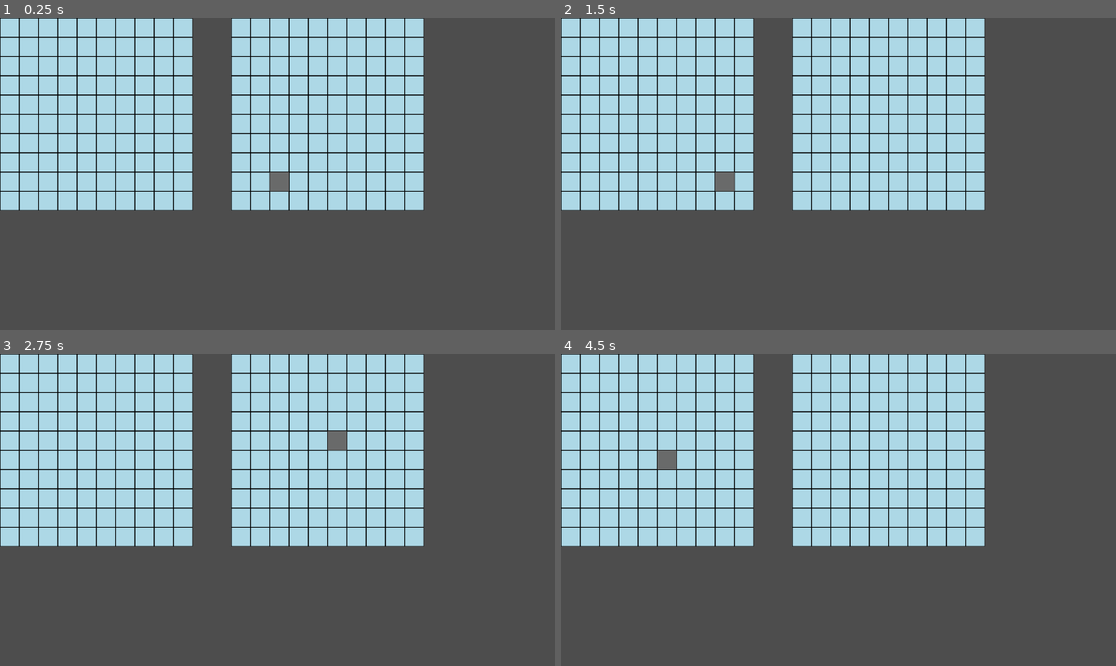
Above: before the commit, frames 1-4 (two rows, left to right).
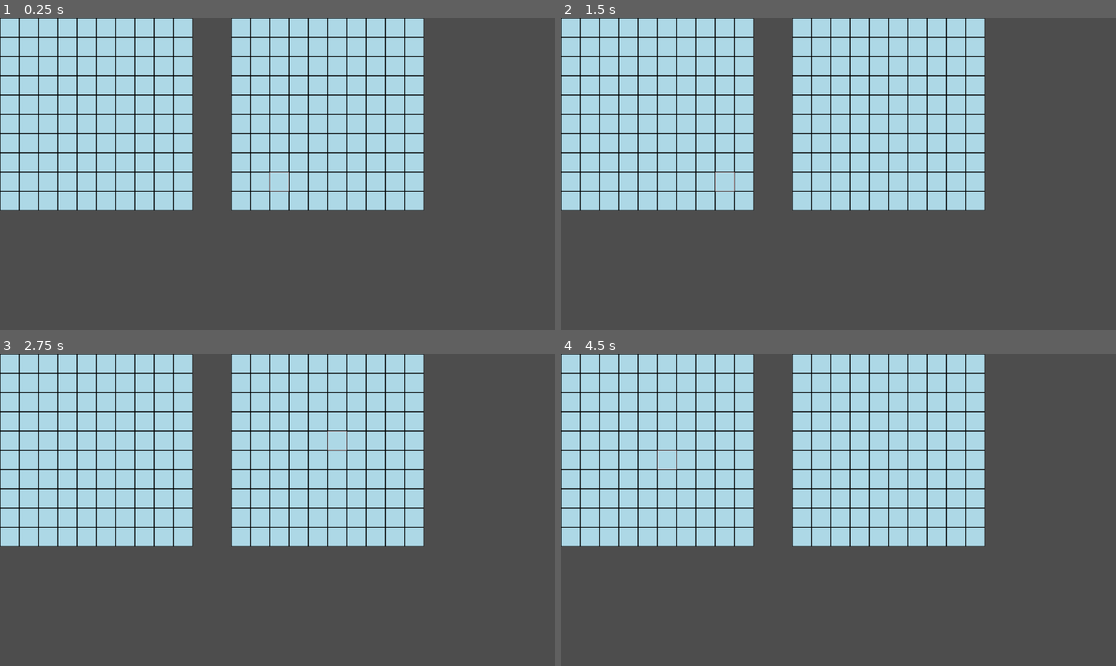
Above: after the commit, the same moments.

Repository: luisesales/battleship-online
Game: Godot game, scene res://Scenes/inGame.tscn
Two runs of this game, one before a commit and one after it. Both use one fixed random seed, a clock stepped at 60 frames per second and the inputs below.
Inputs (mouse positions are in pixels of both pictures, inside the frame that each line leads up to):
- Up to frame 1 (0.25 s): no input
- Up to frame 2 (1.5 s): tap Enter at 0.5 s; move the mouse to (960, 158) at 0.52 s; click (960, 158) at 0.6 s; tap Space at 1.25 s; move the mouse to (727, 189) at 1.27 s; right-click (727, 189) at 1.35 s
- Up to frame 3 (2.75 s): tap Enter at 2 s; move the mouse to (333, 441) at 2.02 s; click (333, 441) at 2.1 s
- Up to frame 4 (4.5 s): tap Space at 2.75, 4.25 s; move the mouse to (810, 572) at 2.77 s; right-click (810, 572) at 2.85 s; tap Enter at 3.5 s; move the mouse to (1005, 556) at 3.52 s; click (1005, 556) at 3.6 s; move the mouse to (672, 463) at 4.27 s; right-click (672, 463) at 4.35 s

The runs differ from the first frame. In frame 1, 0.2% of the frame differs, in the area x 48-53%, y 49-56%; in frame 2, 0.2%; in frame 3, 0.2%, in the area x 58-63%, y 24-31%; in frame 4, 0.2%.

Commit message:
correction on select tile function

Diff:
--- a/Scripts/Board.gd
+++ b/Scripts/Board.gd
@@ -117,7 +117,7 @@
 	pass
 
 func selectTile(tile):
-		set_cell(1, tile, 0, Vector2i(0,0), 0)
+		set_cell(1, tile, 9, Vector2i(0,0), 0)
 		aux = tile
 
 func setupGame():
